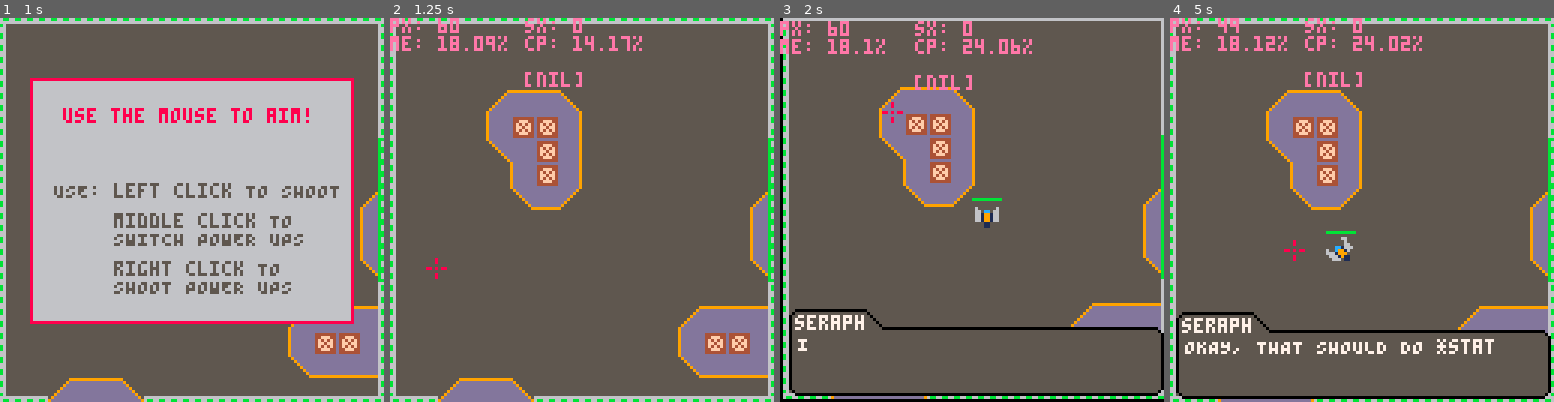
Above: before the commit, frames 1-4 (left to right).
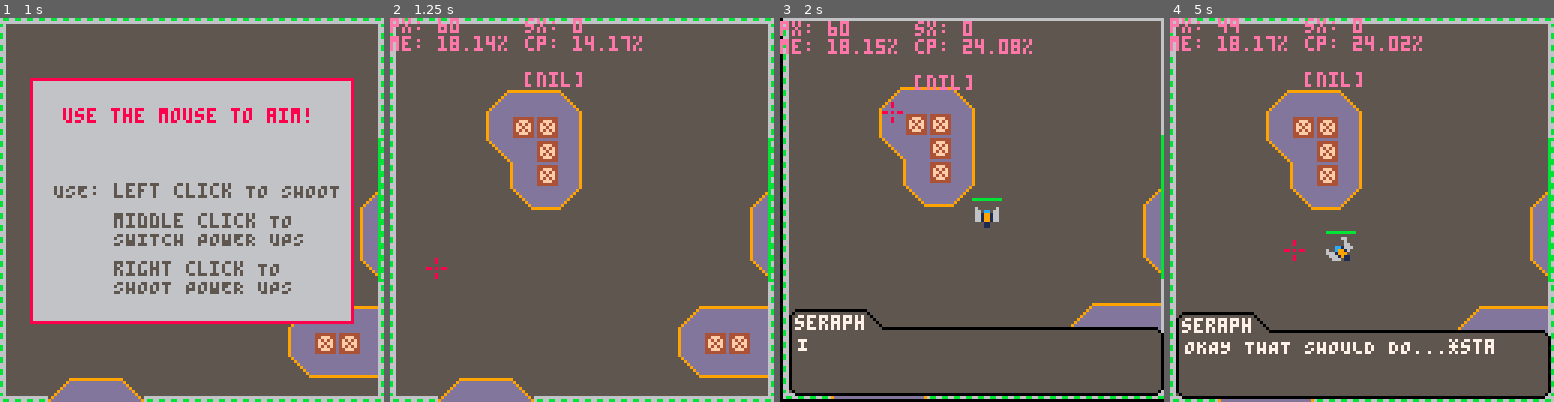
Above: after the commit, the same moments.

Repository: kbrewington/Negation
Game: PICO-8 cartridge negation.p8
The game is run twice, just before and just after one commit, with the same random seed, the same clock (stepped at 60 frames per second) and the same inputs.
Inputs (mouse positions are in pixels of both pictures, inside the frame that each line leads up to):
- Up to frame 1 (1 s): tap X (X key) at 0.33 s; click (280, 121) at 0.67 s; tap O (Z key) at 0.7 s
- Up to frame 2 (1.25 s): tap X (X key) at 1.07 s; click (436, 267) at 1.22 s
- Up to frame 3 (2 s): hold Right from 1.6 s (still down); tap O (Z key) at 1.7 s; click (887, 114) at 1.77 s; tap X (X key) at 1.85 s
- Up to frame 4 (5 s): release Right at 2.1 s; tap O (Z key) every 0.4 s from 2.1 to 4.9 s; hold Up 2.15-2.42 s; click (1342, 259) at 2.32 s; hold Right 2.47-3.03 s; click (1404, 106) at 2.87 s; tap X (X key) at 2.97, 4.08 s; hold Left 3.08-3.58 s; click (1465, 256) at 3.42 s; hold Down 3.63-3.97 s; click (1231, 102) at 3.97 s; hold Right 4.02-4.68 s; click (1292, 248) at 4.52 s; hold Up from 4.73 s (still down)

Frame 1 is identical in both runs. In frame 2, less than 0.1% of the frame differs, in the area x 21-27%, y 4-8%; in frame 3, 0.1%; in frame 4, 0.9%, in the area x 16-85%, y 6-88%.

Commit message:
Added better conditions for enemy.x and enemy.y

Diff:
--- a/negation.p8
+++ b/negation.p8
@@ -499,11 +499,9 @@
 function spawnenemies()
   for enemy in all(enemy_table) do
     if time() - wait.start_time >= enemy.time then
-      -- repeat
-      --   enemy.x,enemy.y = flr(rnd(120)), flr(rnd(120))
-      -- until distance(player, enemy) > 20
-      --enemy.x = 50
-      --enemy.y = 20
+      repeat
+        enemy.x,enemy.y = flr(rnd(120)), flr(rnd(120))
+      until (distance(player, enemy) > 50 and not bump_all(enemy.x, enemy.y))
       add(enemy_spawned, enemy)
       del(enemy_table, enemy)
     end
@@ -796,7 +794,7 @@
   spawn_enemies = false
 
   seraph = {}
-  seraph.text = "OKAY, THAT SHOULD DO *static* INCOM-*static* BIG *static*..."
+  seraph.text = "OKAY THAT SHOULD DO...*static*INCOM-*static* BIG *static*..."
   drawdialog = true
   --wait.controls = true
   yield()
